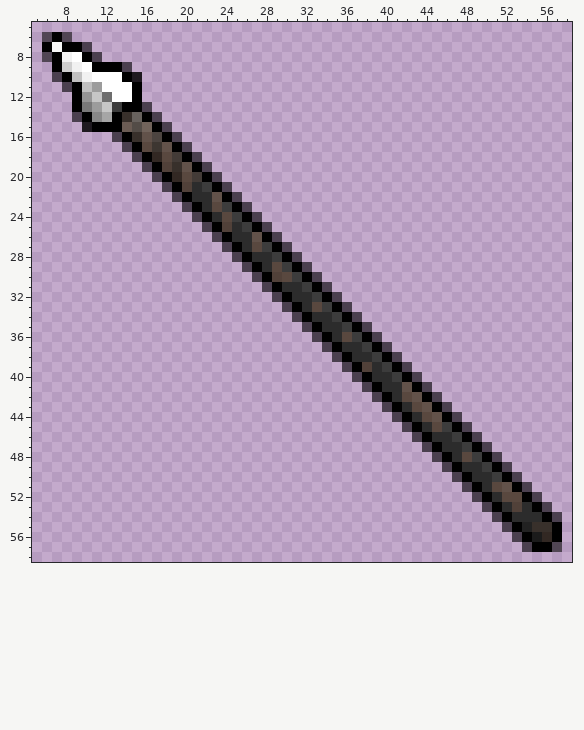
Pixel-art sprite -- icon/CC0/polearm/individual/LordNeo/64x64/spear.png. That is the earlier state.
The file is 64x64 pixels. Colours within 5 levels of each other are drawn and written as one. Shown: x 5..58, y 5..58.
And afterwards:
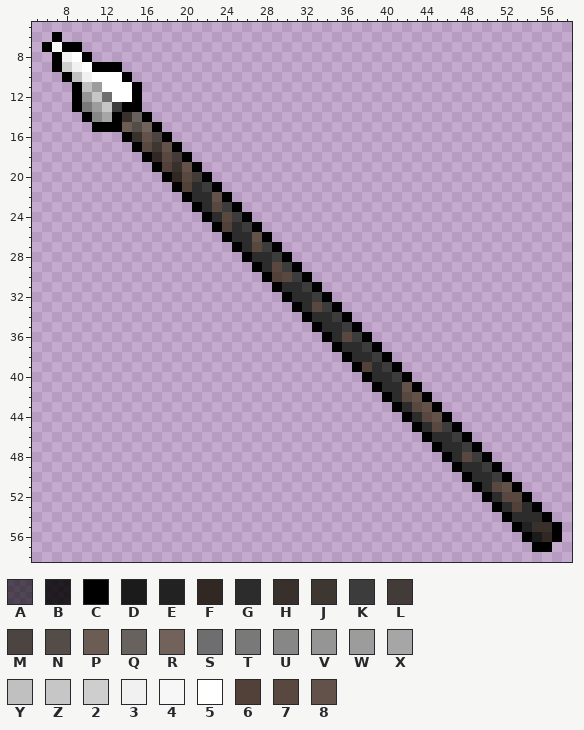
Palette (. is transparent): A #00000096  B #000000d4  C #000000  D #1b1b1b  E #222222  F #322823  G #2c2c2c  H #38302b  J #3d3631  K #3c3c3c  L #433b37  M #4c4440  N #534c47  P #6b5c54  Q #68625e  R #71635b  S #6e6e6e  T #797979  U #878787  V #959595  W #9c9c9c  X #a6a6a6  Y #c0c0c0  Z #c6c6c6  2 #cecece  3 #f1f1f1  4 #f7f7f7  5 #ffffff  6 #514139  7 #59483f  8 #62524a
Difference:
y 6: x 6 A -> .; x 8 A -> .
y 7: x 10 A -> .
y 8: x 6 A -> .; x 11 A -> .
y 9: x 14 A -> .
y 10: x 7 A -> .; x 15 B -> .
y 11: x 8 A -> .
y 13: x 16 A -> .
y 14: x 9 A -> .; x 17 A -> .
y 15: x 10 B -> .; x 18 A -> .
y 16: x 13 A -> .; x 19 A -> .
y 17: x 14 A -> .; x 20 A -> .
y 18: x 15 A -> .; x 21 A -> .
y 19: x 16 A -> .; x 22 A -> .
y 20: x 17 A -> .; x 23 A -> .
y 21: x 18 A -> .; x 24 A -> .
y 22: x 19 A -> .; x 25 A -> .
y 23: x 20 A -> .; x 26 A -> .
y 24: x 21 A -> .; x 27 A -> .
y 25: x 22 A -> .; x 28 A -> .
y 26: x 23 A -> .; x 29 A -> .
y 27: x 24 A -> .; x 30 A -> .
y 28: x 25 A -> .; x 31 A -> .
y 29: x 26 A -> .; x 32 A -> .
y 30: x 27 A -> .; x 33 A -> .
y 31: x 28 A -> .; x 34 A -> .
y 32: x 29 A -> .; x 35 A -> .
y 33: x 30 A -> .; x 36 A -> .
y 34: x 31 A -> .; x 37 A -> .
y 35: x 32 A -> .; x 38 A -> .
y 36: x 33 A -> .; x 39 A -> .
y 37: x 34 A -> .; x 40 A -> .
y 38: x 35 A -> .; x 41 A -> .
y 39: x 36 A -> .; x 42 A -> .
y 40: x 37 A -> .; x 43 A -> .
y 41: x 38 A -> .; x 44 A -> .
y 42: x 39 A -> .; x 45 A -> .
y 43: x 40 A -> .; x 46 A -> .
y 44: x 41 A -> .; x 47 A -> .
y 45: x 42 A -> .; x 48 A -> .
y 46: x 43 A -> .; x 49 A -> .
y 47: x 44 A -> .; x 50 A -> .
y 48: x 45 A -> .; x 51 A -> .
y 49: x 46 A -> .; x 52 A -> .
y 50: x 47 A -> .; x 53 A -> .
y 51: x 48 A -> .; x 54 A -> .
y 52: x 49 A -> .; x 55 A -> .
y 53: x 50 A -> .; x 56 A -> .
y 54: x 51 A -> .; x 57 A -> .
y 55: x 52 A -> .
y 56: x 53 A -> .
y 57: x 54 A -> .; x 57 A -> .
Boxes around the changes in both pictures, in picture pixels (x1, y1, x2, y2):
erased: (42, 32, 562, 552)
